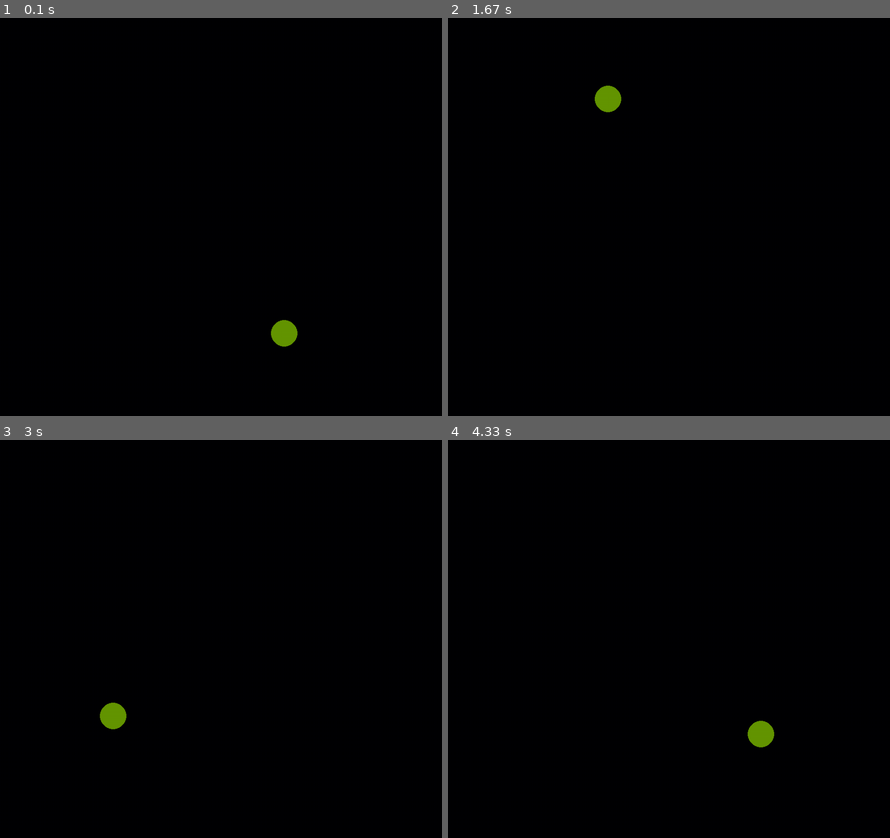
Above: before the commit, frames 1-4 (two rows, left to right).
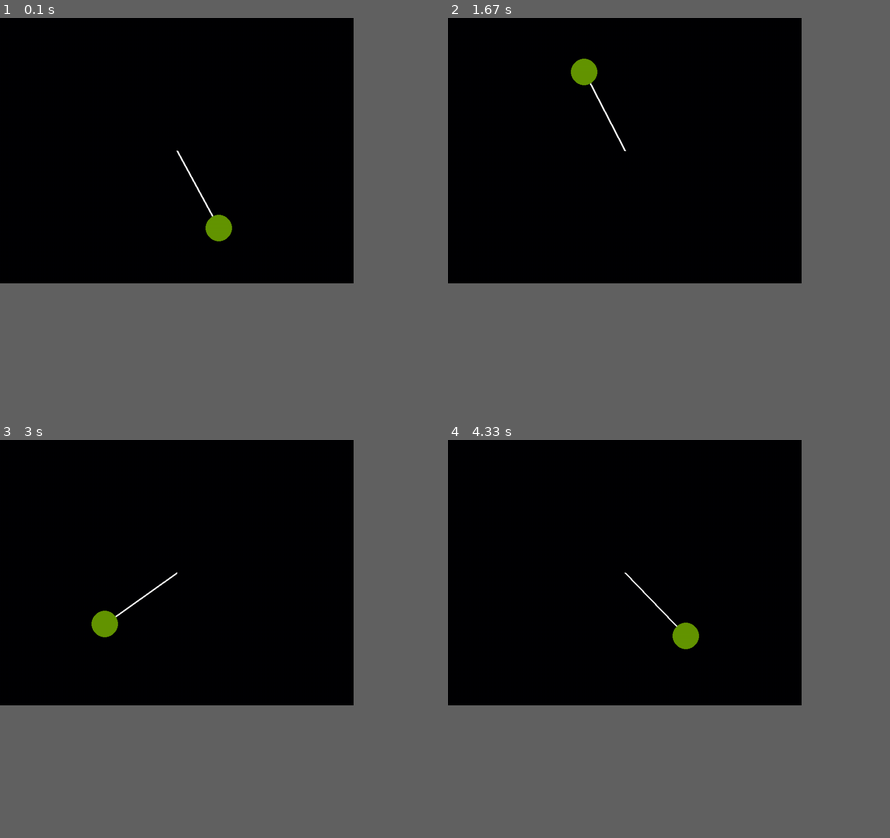
Above: after the commit, the same moments.

Repository: HeatGub/Pygame-playground
Game: pygame game, started from main.py
Two runs of this game, one before a commit and one after it. Both use one fixed random seed, a clock stepped at 60 frames per second and the inputs below.
Inputs:
- Up to frame 1 (0.1 s): no input
- Up to frame 2 (1.67 s): no input
- Up to frame 3 (3 s): no input
- Up to frame 4 (4.33 s): no input
In our replay, the window is 900x810 before the commit and 720x540 after it. These sizes can differ from the game's own. Grey fills any space a smaller window leaves; there, only what the larger window draws over its background counts as a difference.

The runs differ from the first frame. In frame 1, 0.7% of the frame differs, in the area x 39-68%, y 33-83%; in frame 2, 0.7%; in frame 3, 0.7%; in frame 4, 0.7%.

Commit message:
draw pendulum

Diff:
--- a/main.py
+++ b/main.py
@@ -3,8 +3,8 @@
 import numpy as np
 
 pygame.init()
-WIDTH = 1000
-HEIGHT = 900
+WIDTH = 800
+HEIGHT = 600
 SCREEN = pygame.display.set_mode([WIDTH, HEIGHT])
 pygame.display.set_caption('Pygame Window')
 font = pygame.font.Font('freesansbold.ttf', 20)
@@ -12,17 +12,19 @@
 clock = pygame.time.Clock()
 FPS = 60
 circleColor=[100,150,0]
+speed = 0.1
 
 def drawWindow(time):
     SCREEN.fill([0,0,5])
-    #pygame.draw.line(SCREEN, 'white', (0, 100 ), (800, 100), 2)
-    #pygame.draw.line(SCREEN, 'white', (100, 0), (100, 800), 5)
+    x = WIDTH/2 + 200*np.sin(time*speed)
+    y = HEIGHT/2 + 200*np.cos(time*speed)
+    drawPendulum(WIDTH/2, HEIGHT/2, x, y)
+    pygame.display.update()
     #pygame.display.flip() #redraws whole screen
-    x = WIDTH/2 + 300*np.sin(time/10)
-    y = HEIGHT/2 + 300*np.cos(time/10)
-    pygame.draw.circle(SCREEN, circleColor, [x, y], 30) #going in circle
 
-    pygame.display.update()
+def drawPendulum(pivotX, pivotY, x, y):
+    pygame.draw.line(SCREEN, 'white', (pivotX, pivotY), (x, y), 4)
+    pygame.draw.circle(SCREEN, circleColor, [x, y], 30)
 
 def gameLoop():
     run = True
